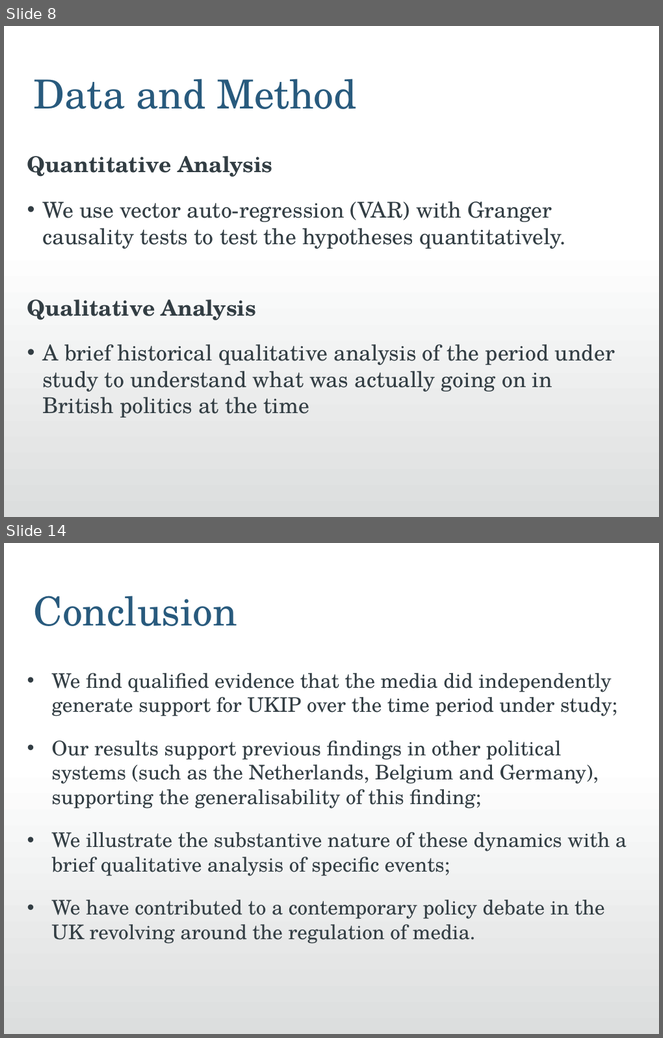
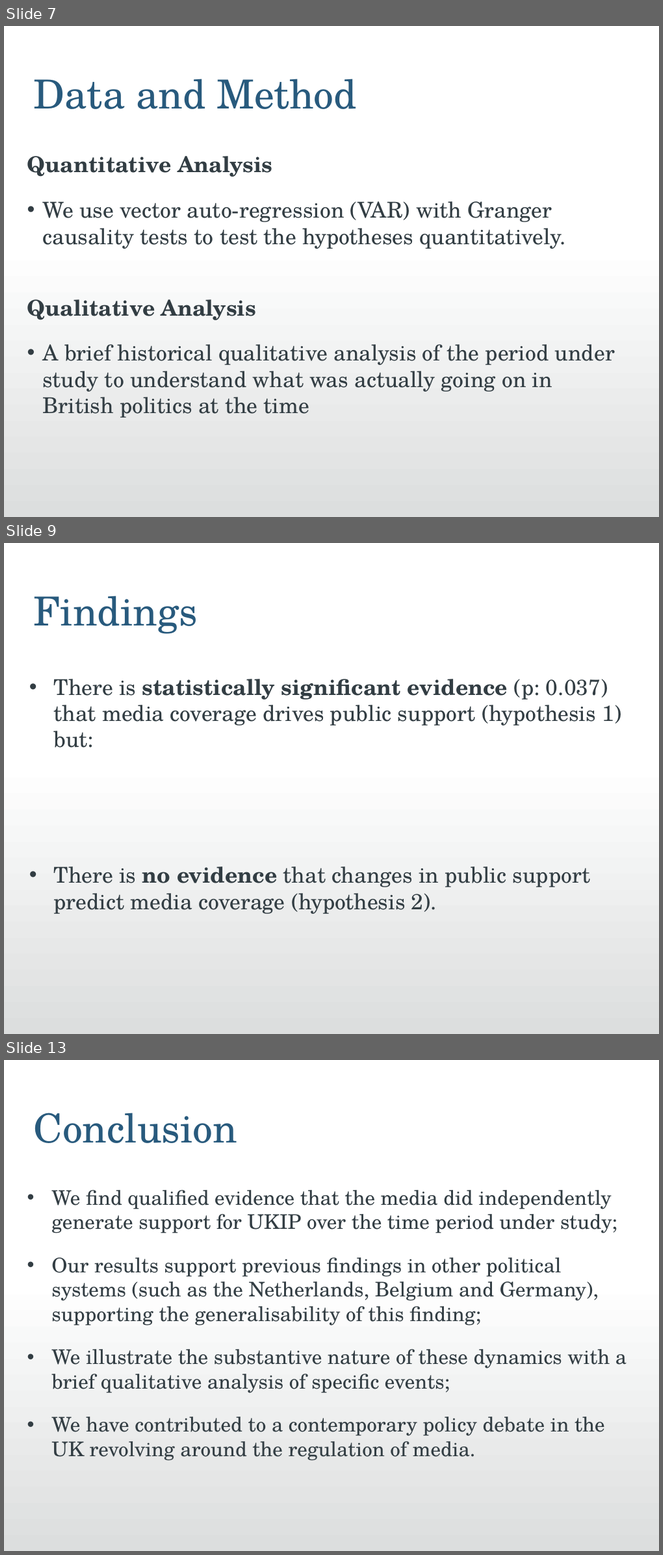
Before and after one commit to jmrphy/ukip_media, a slide deck: PSA Presentation V2.ppt. Shown one above the other, each under a label of ours: slides 8 and 14 before the commit, slides 7, 9 and 13 after it; the slides between them are not shown. The pictures are 663x1038 and 663x1555 pixels, drawn with LibreOffice and Linux fonts; fonts in the diff are those of the drawing; background and template pictures are left out. Boxes give left, top, right and bottom in pixels: in the first picture for what was removed or moved away, otherwise in the second. Text is boxed around its words. In the diff, an @@ line names an element or a change of style, - is before the commit and + after.

```diff
--- a/PSA Presentation V2.ppt
+++ b/PSA Presentation V2.ppt
@@ slide 9 added at [4,543,659,1034], background #FFFFFF; not listed: 1 template element that a slide beside it also shows @@
@@ text added at [34,596,198,634], 44 pt, text #285A7D @@
+Findings
@@ text added at [54,679,622,914], 24 pt, text #323D43 @@
+• There is statistically significant evidence (p: 0.037) that media coverage drives public support (hypothesis 1) but:
+• There is no evidence that changes in public support predict media coverage (hypothesis 2).
@@ what was slide 8 is now slide 7 @@
@@ what was slide 14 is now slide 13 @@
```
Also in this commit, not shown: 8 slides changed, 2 other slides added, 3 slides removed, 18 other files.
